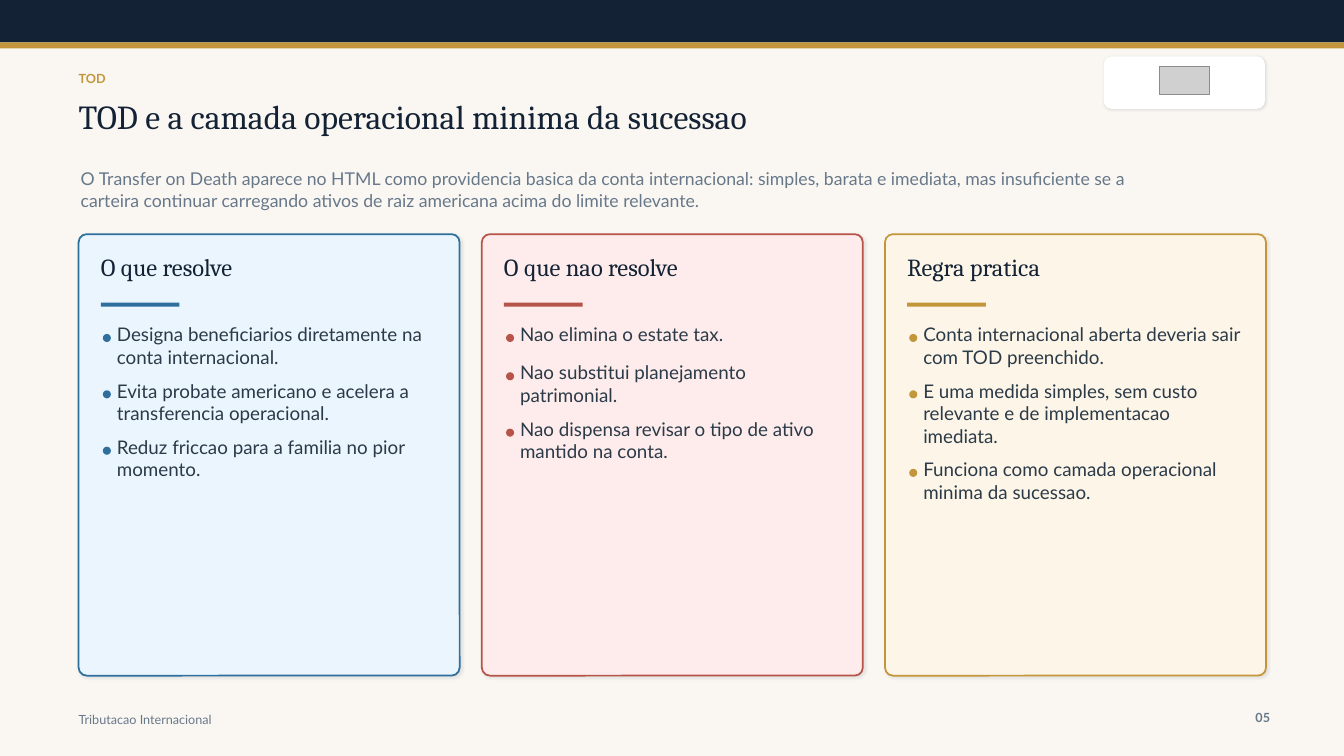
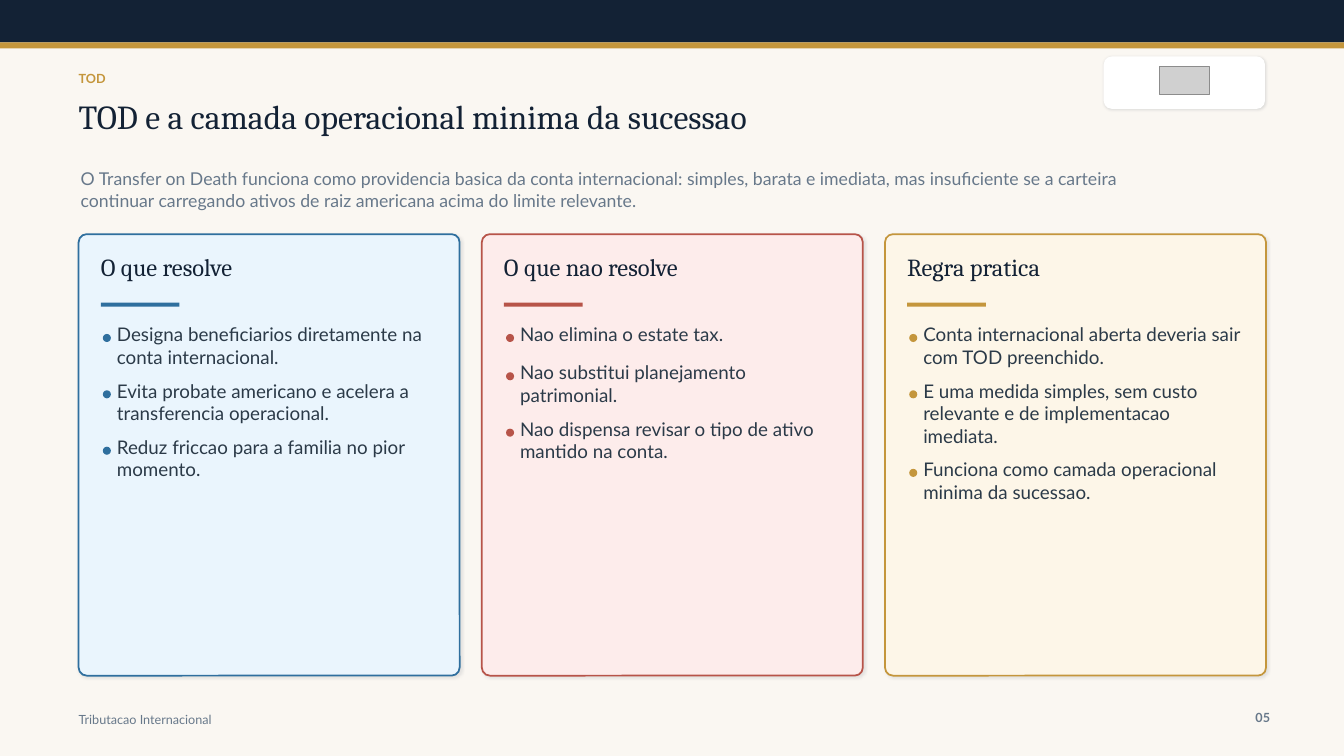
Before and after one commit to ArturLauriano/ApresentacaoOffshore, a slide deck: slide 5 of materials/presentations/tributacao-investimentos-internacionais-apresentacao.pptx. Drawn at 1344x756 pixels with LibreOffice and Linux fonts; fonts in the diff are those of the drawing; grey boxes stand for pictures. Boxes give left, top, right and bottom in pixels: in the first picture for what was removed or moved away, otherwise in the second. Text is boxed around its words. In the diff, an @@ line names an element or a change of style, - is before the commit and + after.

Commit message:
Refine PPT decks with HTML visuals

```diff
--- a/materials/presentations/tributacao-investimentos-internacionais-apresentacao.pptx
+++ b/materials/presentations/tributacao-investimentos-internacionais-apresentacao.pptx
@@ text at (x1=81, y1=172, x2=1117, y2=210): text changed @@
-O Transfer on Death aparece no HTML como providencia basica da conta internacional: simples, barata e imediata, mas insuficiente se a carteira continuar carregando ativos de raiz americana acima do limite relevante.
+O Transfer on Death funciona como providencia basica da conta internacional: simples, barata e imediata, mas insuficiente se a carteira continuar carregando ativos de raiz americana acima do limite relevante.
```
Also in this commit, not shown: 5 other slides changed, 4 other files.
